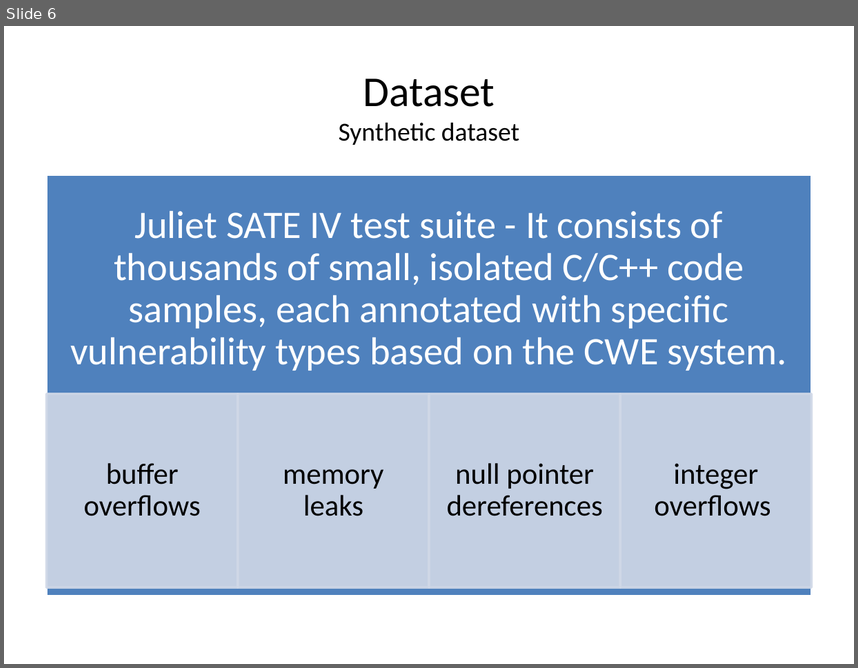
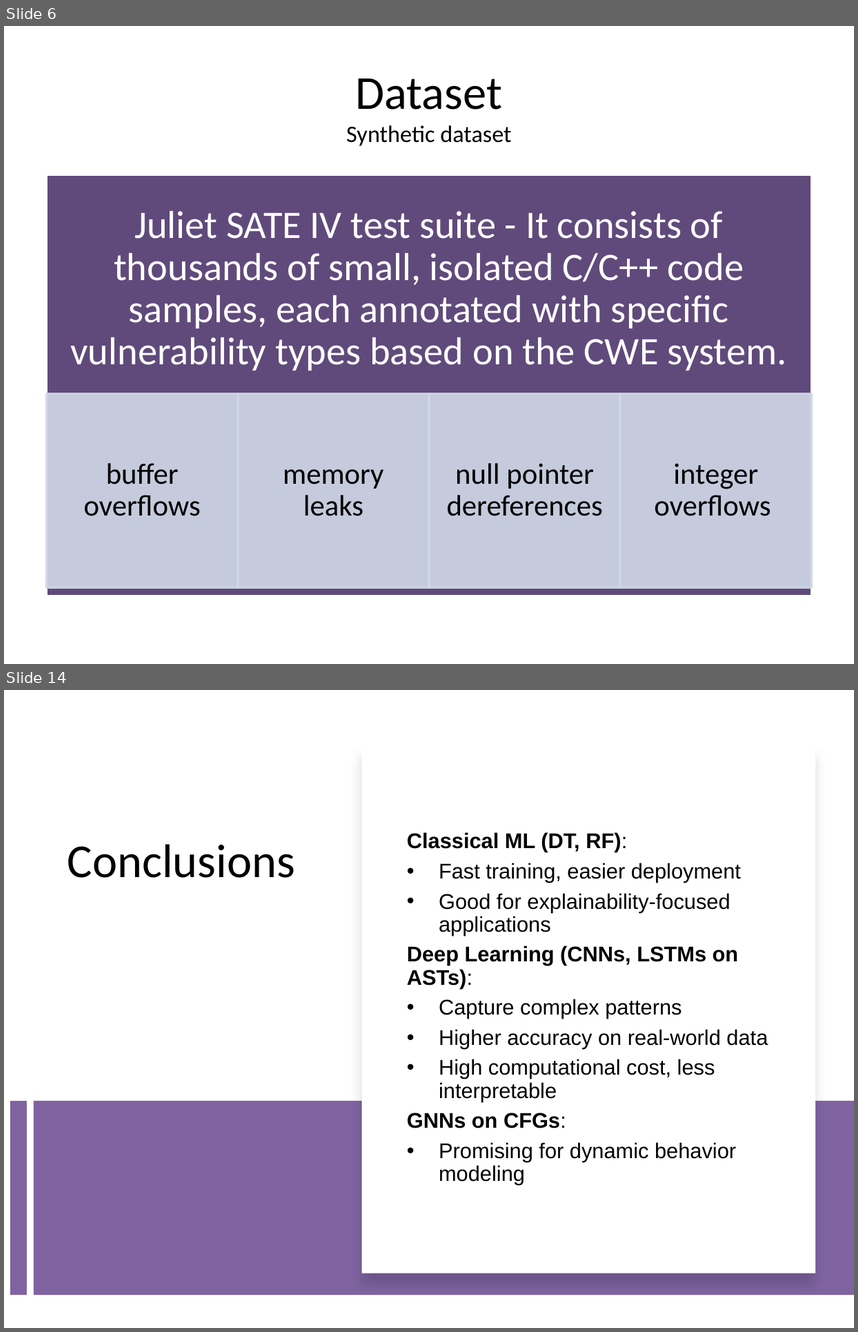
Before and after one commit to TaviFurdui/detecting-vulnerabilities-using-ml, a slide deck: Presentation.pptx. Shown one above the other, each under a label of ours: slide 6 before the commit, slides 6 and 14 after it; the slides between them are not shown. The pictures are 858x668 and 858x1332 pixels, drawn with LibreOffice and Linux fonts; fonts in the diff are those of the drawing. Boxes give left, top, right and bottom in pixels: in the first picture for what was removed or moved away, otherwise in the second. Text is boxed around its words. In the diff, an @@ line names an element or a change of style, - is before the commit and + after.

```diff
--- a/Presentation.pptx
+++ b/Presentation.pptx
@@ slide 14 added at box(4, 690, 854, 1328), background #FFFFFF @@
@@ rectangle added at box(362, 745, 816, 1272), fill #FFFFFF @@
@@ text added at box(407, 832, 768, 1185), 18 pt, text #000000 @@
+Classical ML (DT, RF):
+• Fast training, easier deployment
+• Good for explainability-focused applications
+Deep Learning (CNNs, LSTMs on ASTs):
+• Capture complex patterns
+• Higher accuracy on real-world data
+• High computational cost, less interpretable
+GNNs on CFGs:
+• Promising for dynamic behavior modeling
@@ title added at box(67, 844, 295, 878), 40 pt, text #000000 @@
+Conclusions
@@ line added from (18, 1101) to (18, 1294), #8064A2 14 pt @@
@@ rectangle added at box(34, 1101, 854, 1294), fill #8064A2 @@
@@ slide 6 changed as well @@
@@ title "Dataset Synthetic dataset" at box(346, 78, 511, 146): size 36 to 40 pt in "Dataset"; size 22 to 20 pt in "Synthetic dataset" @@
@@ rectangle at box(47, 175, 811, 595): fill #4F81BD to #604A7B @@
```
Also in this commit, not shown: 5 other slides changed, 7 other slides added, 8 slides removed.
